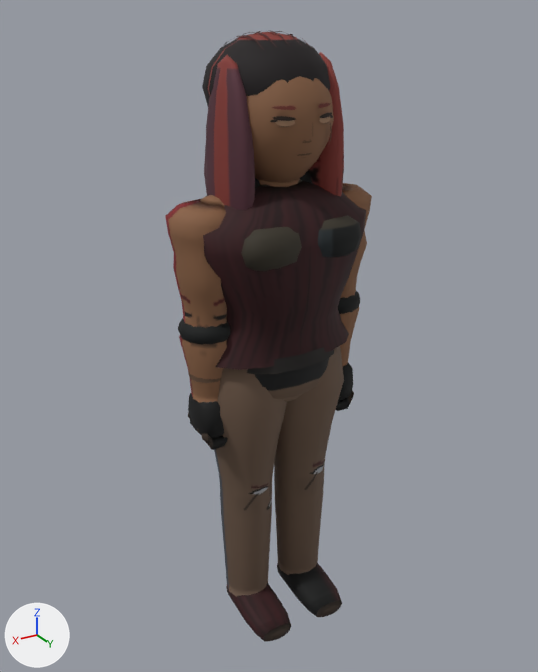
Two versions of the glTF model assets/roster/models/shamo_a.glb, one commit apart.
Camera for both pictures: a 50 mm lens placed at (1.152, 1.892, 1.965), pointed at (0.004, -0.023, 1.007). Lighting does not change. The marker at lower left points along +X, +Y and +Z. The older version comes first. Vertices at exactly the same position are counted once.

In view in the first picture: 'Body'.
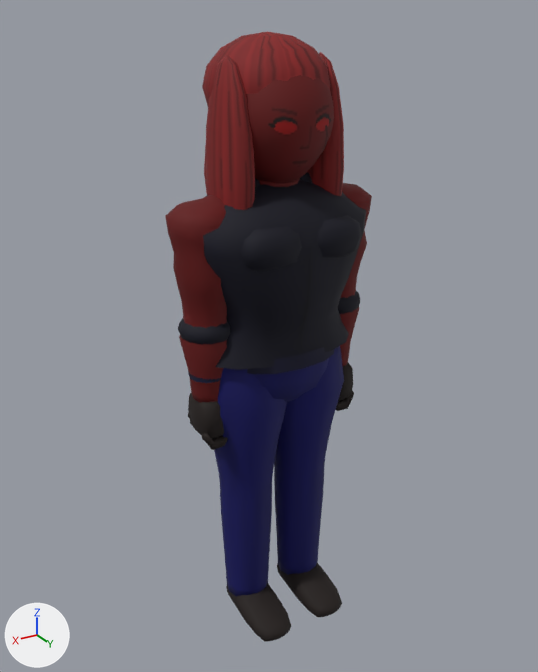
Location of each change, (x1, y1, x2, y2) in pixels of the pictures (538 x 672 px; the box of a moved part takes in the faces that stretch with it):
'Body', reshaped: before (165, 30, 372, 642); after (165, 31, 372, 642)
part 1 of me_mesh_0, deleted: before (270, 104, 333, 158)
part 2 of me_mesh_0, moved or reshaped: before (224, 30, 334, 183); after (246, 75, 334, 184)
part 3 of me_mesh_0, surface changed: (165, 31, 372, 637) in both

The change, as a diff of the scene's bpy script:
```diff
--- a/assets/roster/models/shamo_a.glb.py
+++ b/assets/roster/models/shamo_a.glb.py
@@ me_mesh_0 @@
 # used by ob_body; location = (0.0, 0.0, 0.0)
-me_mesh_0.from_pydata(...)  # 4567 vertices, 8414 faces; spans x -0.34..0.34, y -0.21..0.23, z -0.03..1.93
+me_mesh_0.from_pydata(...)  # 3870 vertices, 7368 faces; spans x -0.34..0.34, y -0.21..0.23, z -0.03..1.92
+# me_mesh_0 part 1: 14 loose pieces with 602 vertices, spanning x -0.11..0.1, y 0.12..0.18, z 1.6..1.75, are deleted
+# me_mesh_0 part 2: 19 vertices moved from x -0.14..0.14, y -0.14..0.17, z 1.51..1.81 to x -0.14..0.14, y -0.14..0.17, z 1.5..1.81; 395 vertices removed from x -0.16..0.16, y -0.21..0.17, z 1.51..1.93; 300 vertices added at x -0.17..0.17, y -0.17..0.17, z 1.5..1.88
+# me_mesh_0 part 3: 6685 kept faces spanning x -0.34..0.34, y -0.21..0.23, z -0.03..1.92 get new texture (UV) coordinates
 me_mesh_0.materials.append(mat_material_0)
```
